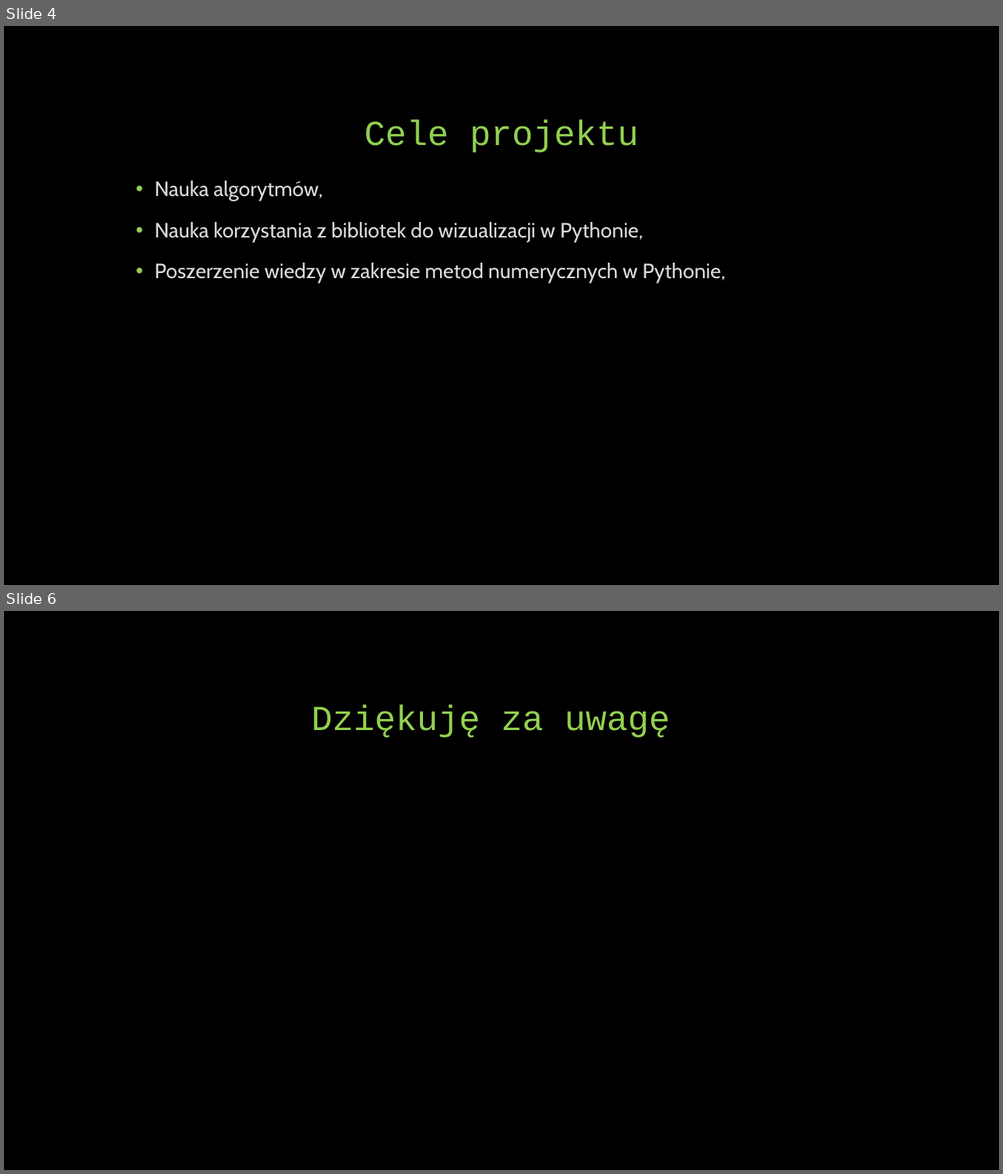
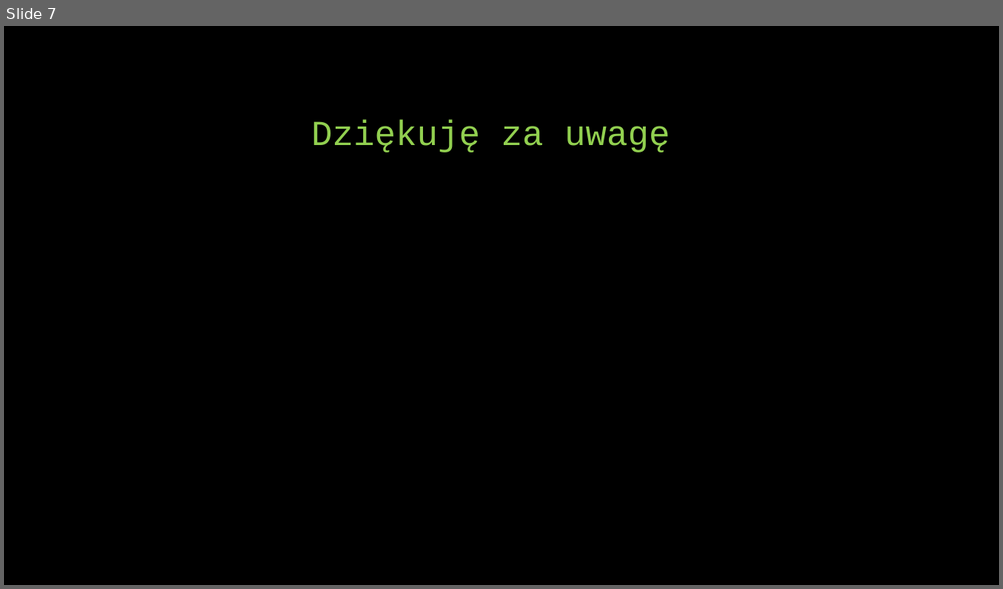
Before and after one commit to SebsatianM/IPP, a slide deck: Indywidualny projekt programistyczny Sebastian Mielczarek.pptx. Shown one above the other, each under a label of ours: slides 4 and 6 before the commit, slide 7 after it; the slides between them are not shown. The pictures are 1003x1174 and 1003x589 pixels, drawn with LibreOffice and Linux fonts; fonts in the diff are those of the drawing. Boxes give left, top, right and bottom in pixels: in the first picture for what was removed or moved away, otherwise in the second. Text is boxed around its words. In the diff, an @@ line names an element or a change of style, - is before the commit and + after.

```diff
--- a/Indywidualny projekt programistyczny Sebastian Mielczarek.pptx
+++ b/Indywidualny projekt programistyczny Sebastian Mielczarek.pptx
@@ slide 4 removed at bbox=[4, 26, 999, 585], background #000000 @@
@@ title removed at bbox=[364, 119, 638, 153] @@
-Cele projektu
@@ text removed at bbox=[154, 181, 725, 284] @@
-• Nauka algorytmów,
-• Nauka korzystania z bibliotek do wizualizacji w Pythonie,
-• Poszerzenie wiedzy w zakresie metod numerycznych w Pythonie,
@@ what was slide 6 is now slide 7 @@
```
Also in this commit, not shown: 4 slides changed, 2 slides added, 2 other files.
